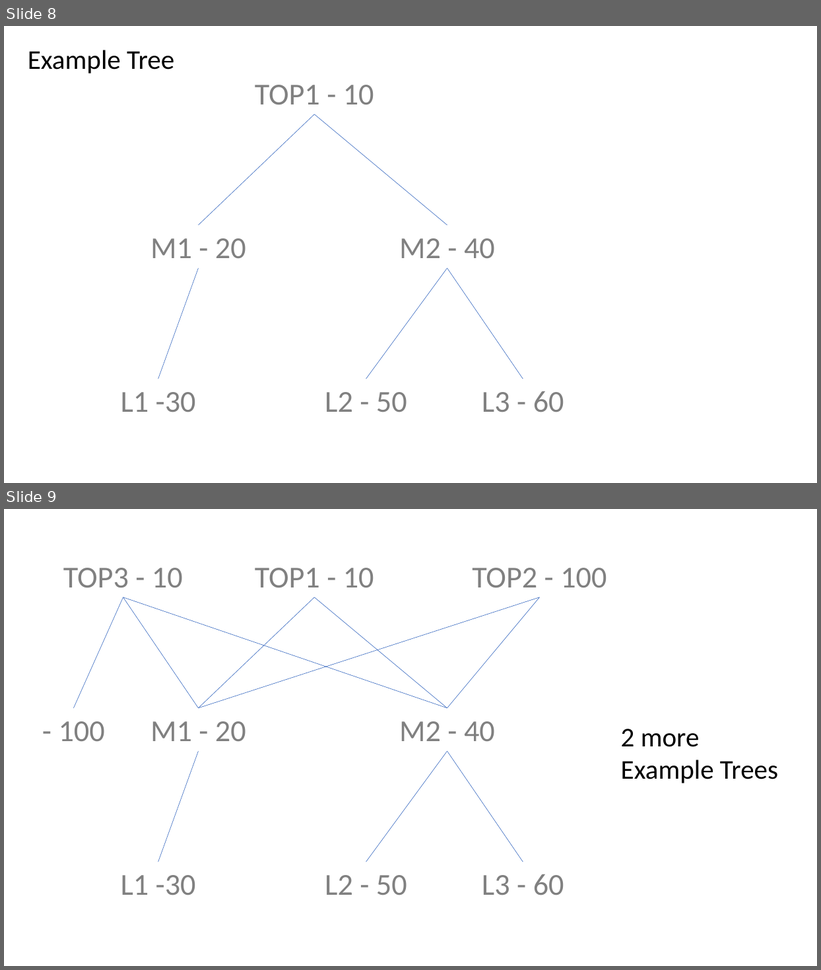
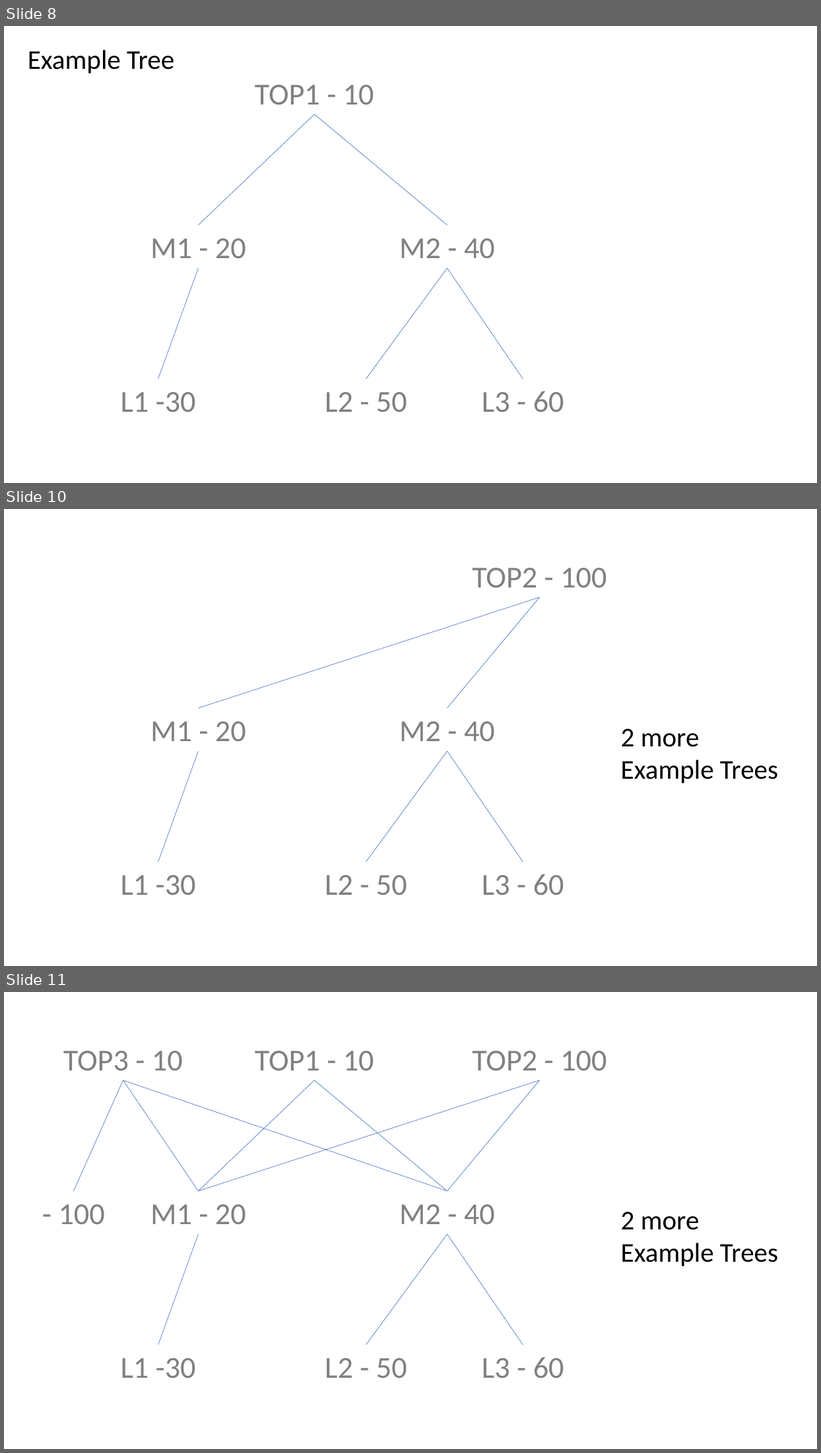
Before and after one commit to rxg/spd-materials, a slide deck: instructor/l19/l19-pad.pptx. Shown one above the other, each under a label of ours: slides 8 and 9 before the commit, slides 8, 10 and 11 after it; the slides between them are not shown. The pictures are 821x970 and 821x1453 pixels, drawn with LibreOffice and Linux fonts; fonts in the diff are those of the drawing. Boxes give left, top, right and bottom in pixels: in the first picture for what was removed or moved away, otherwise in the second. Text is boxed around its words. In the diff, an @@ line names an element or a change of style, - is before the commit and + after.

Commit message:
Added slides with extra trees isolated.

```diff
--- a/instructor/l19/l19-pad.pptx
+++ b/instructor/l19/l19-pad.pptx
@@ slide 10 added at [4,509,817,966], background #FFFFFF @@
@@ text added at [472,568,607,588], 36 pt, text #808080 @@
+TOP2 - 100
@@ line added from (539, 597) to (199, 708), #4472C4 0.5 pt @@
@@ line added from (539, 597) to (448, 708), #4472C4 0.5 pt @@
@@ text added at [151,722,246,741], 36 pt, text #808080 @@
+M1 - 20
@@ text added at [399,722,495,741], 36 pt, text #808080 @@
+M2 - 40
@@ text added at [621,729,778,784], 32 pt, text #000000 @@
+2 more Example Trees
@@ line added from (199, 751) to (158, 862), #4472C4 0.5 pt @@
@@ line added from (448, 751) to (366, 862), #4472C4 0.5 pt @@
@@ line added from (448, 751) to (523, 862), #4472C4 0.5 pt @@
@@ text added at [121,875,196,895], 36 pt, text #808080 @@
+L1 -30
@@ text added at [325,875,407,895], 36 pt, text #808080 @@
+L2 - 50
@@ text added at [482,875,564,896], 36 pt, text #808080 @@
+L3 - 60
@@ what was slide 9 is now slide 11 @@
```
Also in this commit, not shown: 1 other slide added, 1 other file.
